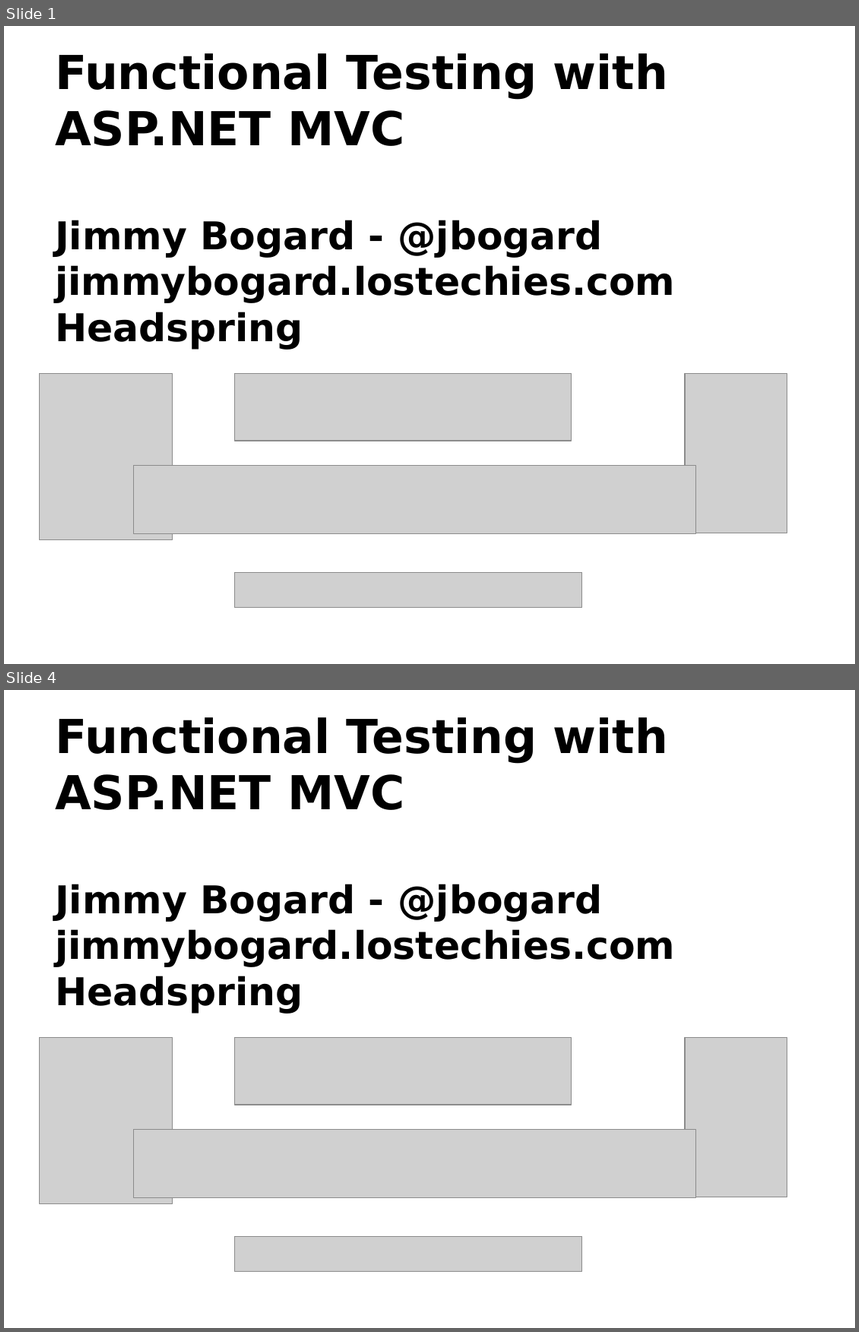
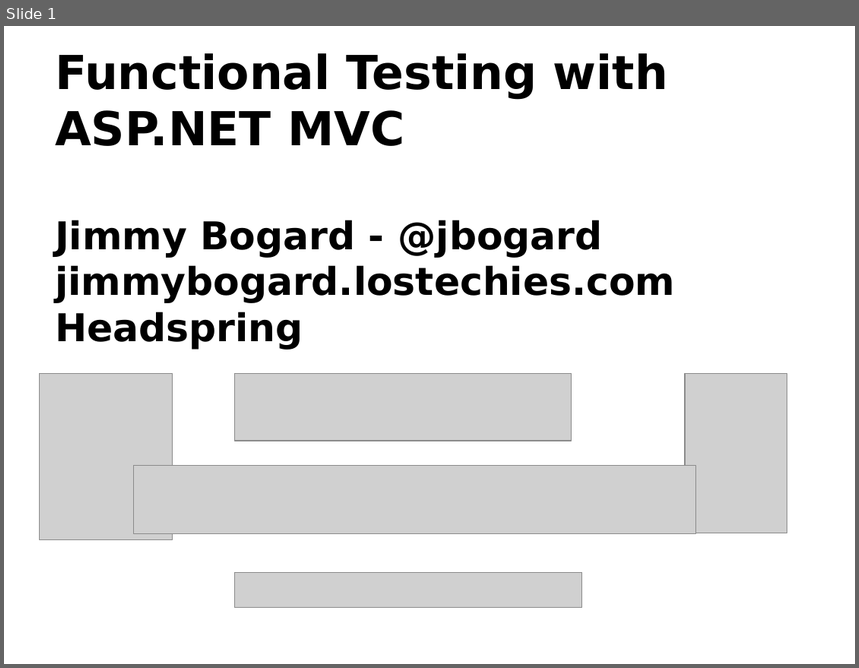
Before and after one commit to jbogard/presentations, a slide deck: FullSystemTesting/Full System Testing.pptx. Shown one above the other, each under a label of ours: slides 1 and 4 before the commit, slide 1 after it; the slides between them are not shown. The pictures are 859x1332 and 859x668 pixels, drawn with LibreOffice and Linux fonts; fonts in the diff are those of the drawing; grey boxes stand for pictures. Boxes give left, top, right and bottom in pixels: in the first picture for what was removed or moved away, otherwise in the second. Text is boxed around its words. In the diff, an @@ line names an element or a change of style, - is before the commit and + after.

Commit message:
Reseting full system testing, deployments for continuous delivery

```diff
--- a/FullSystemTesting/Full System Testing.pptx
+++ b/FullSystemTesting/Full System Testing.pptx
@@ slide 1 removed at bbox=[4, 26, 855, 664], background #FFFFFF @@
@@ title removed at bbox=[55, 53, 675, 350] @@
-Functional Testing with ASP.NET MVC
-Jimmy Bogard - @jbogard
-jimmybogard.lostechies.com
-Headspring
@@ picture removed at bbox=[40, 373, 173, 540] @@
@@ picture removed at bbox=[235, 373, 572, 440] @@
@@ picture removed at bbox=[685, 373, 787, 534] @@
@@ picture removed at bbox=[133, 466, 696, 534] @@
@@ picture removed at bbox=[235, 572, 582, 608] @@
@@ what was slide 4 is now slide 1 @@
```
Also in this commit, not shown: 2 other slides removed, 18 other files.
